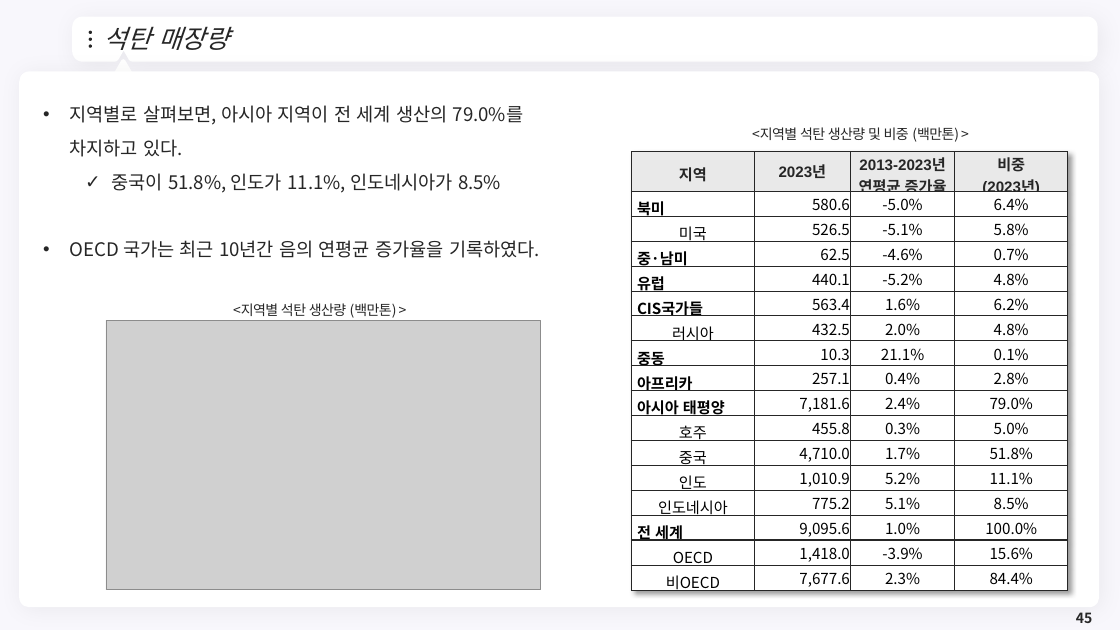
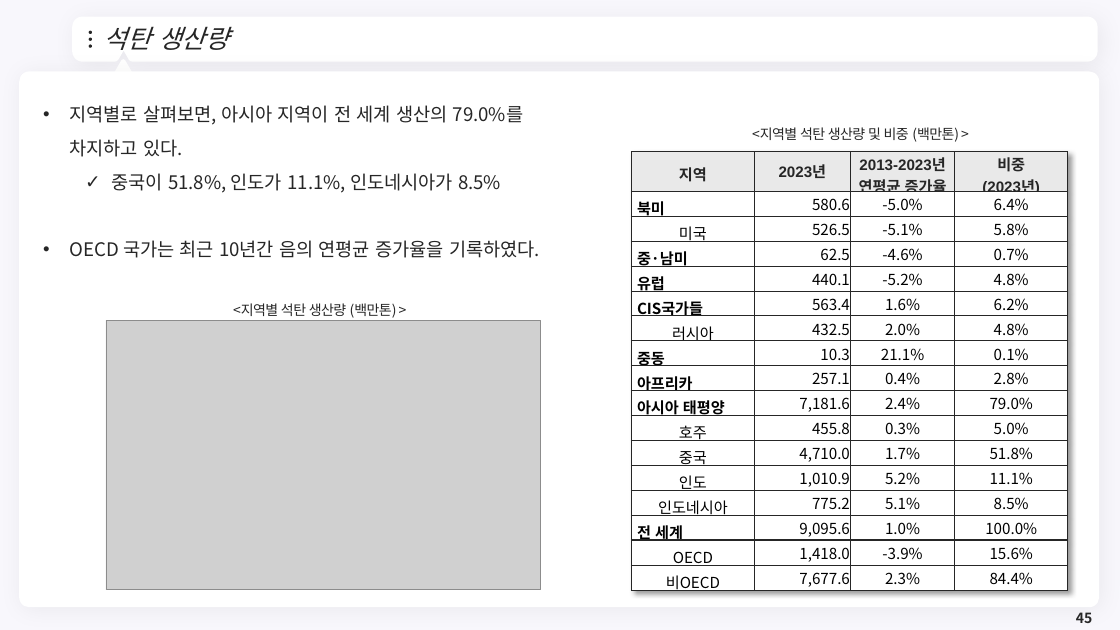
Before and after one commit to meandthey/Teaching, a slide deck: slide 45 of 에너지경제학/자원에너지경제학_Chapter_5 (석탄).pptx. Drawn at 1120x630 pixels with LibreOffice and Linux fonts; fonts in the diff are those of the drawing; grey boxes stand for pictures; background and template pictures are left out. Boxes give left, top, right and bottom in pixels: in the first picture for what was removed or moved away, otherwise in the second. Text is boxed around its words. In the diff, an @@ line names an element or a change of style, - is before the commit and + after.

```diff
--- a/에너지경제학/자원에너지경제학_Chapter_5 (석탄).pptx
+++ b/에너지경제학/자원에너지경제학_Chapter_5 (석탄).pptx
@@ title at <box>104,26,229,50</box>: text changed @@
-석탄 매장량
+석탄 생산량
```
Also in this commit, not shown: 10 other files.
